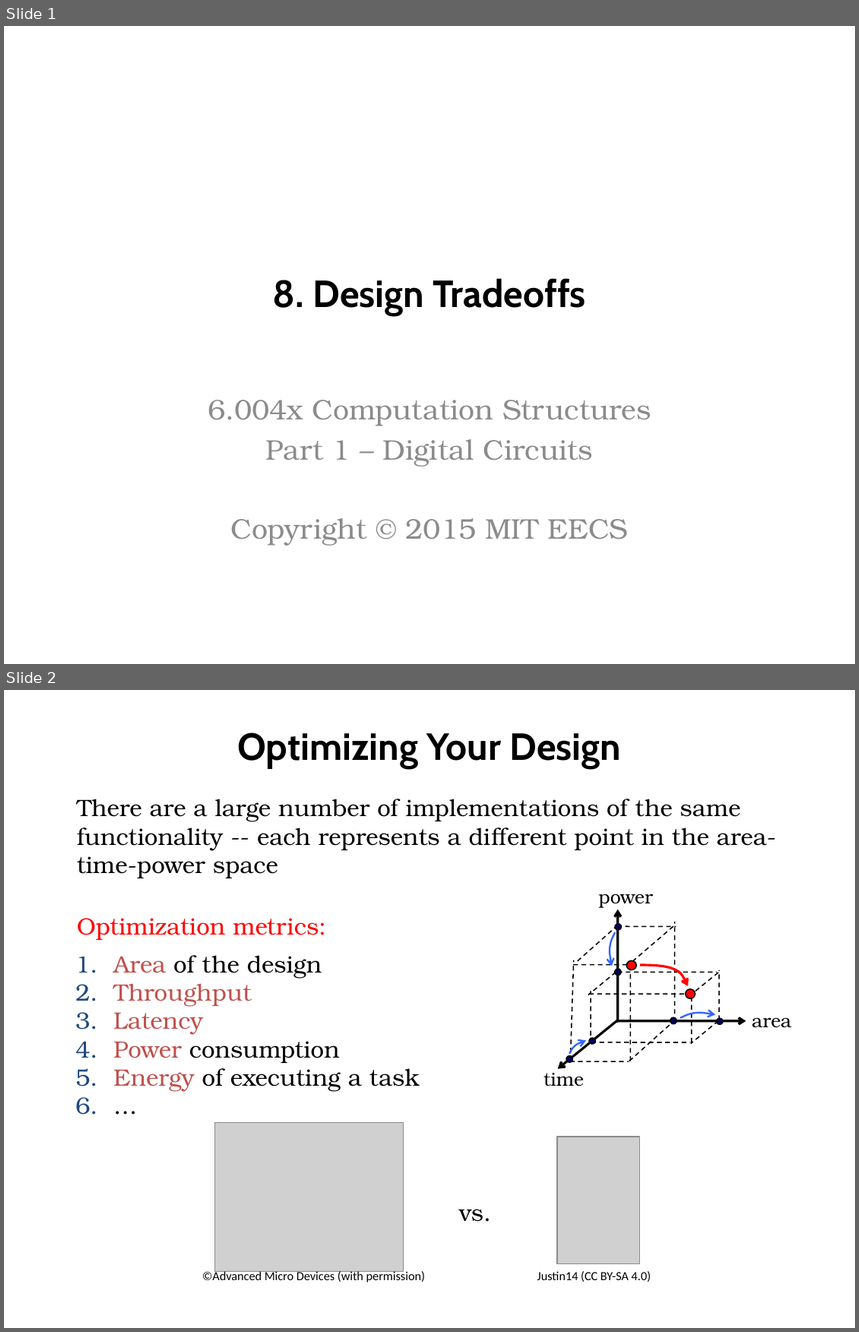
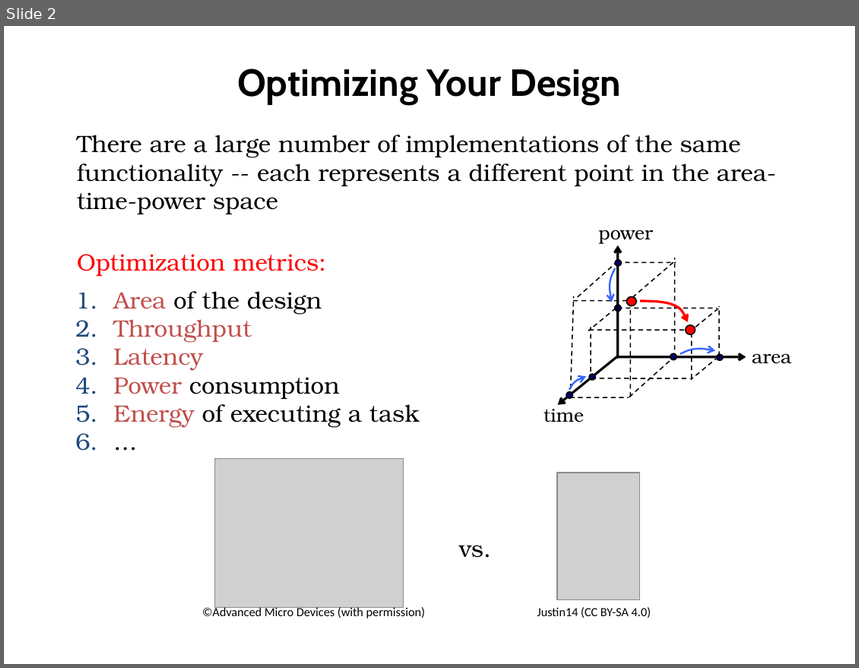
Before and after one commit to computation-structures/course, a slide deck: lecture_slides/tradeoffs.pptx. Shown one above the other, each under a label of ours: slides 1 and 2 before the commit, slide 2 after it. The pictures are 859x1332 and 859x668 pixels, drawn with LibreOffice and Linux fonts; fonts in the diff are those of the drawing; grey boxes stand for pictures. Boxes give left, top, right and bottom in pixels: in the first picture for what was removed or moved away, otherwise in the second. Text is boxed around its words. In the diff, an @@ line names an element or a change of style, - is before the commit and + after.

```diff
--- a/lecture_slides/tradeoffs.pptx
+++ b/lecture_slides/tradeoffs.pptx
@@ slide 1 removed at (4, 26, 855, 664), background #FFFFFF @@
@@ title removed at (273, 278, 586, 316) @@
-8. Design Tradeoffs
@@ subtitle removed at (208, 400, 651, 546) @@
-6.004x Computation Structures
-Part 1 – Digital Circuits
-Copyright © 2015 MIT EECS
```
Also in this commit, not shown: 1 slide changed, 1 slide added, 40 other files.
